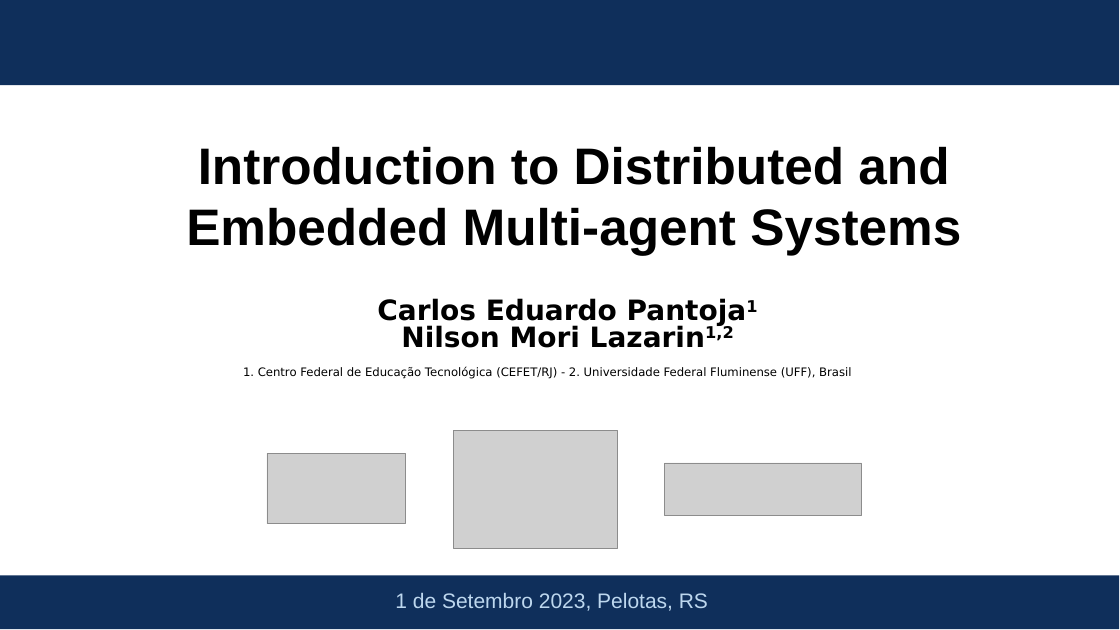
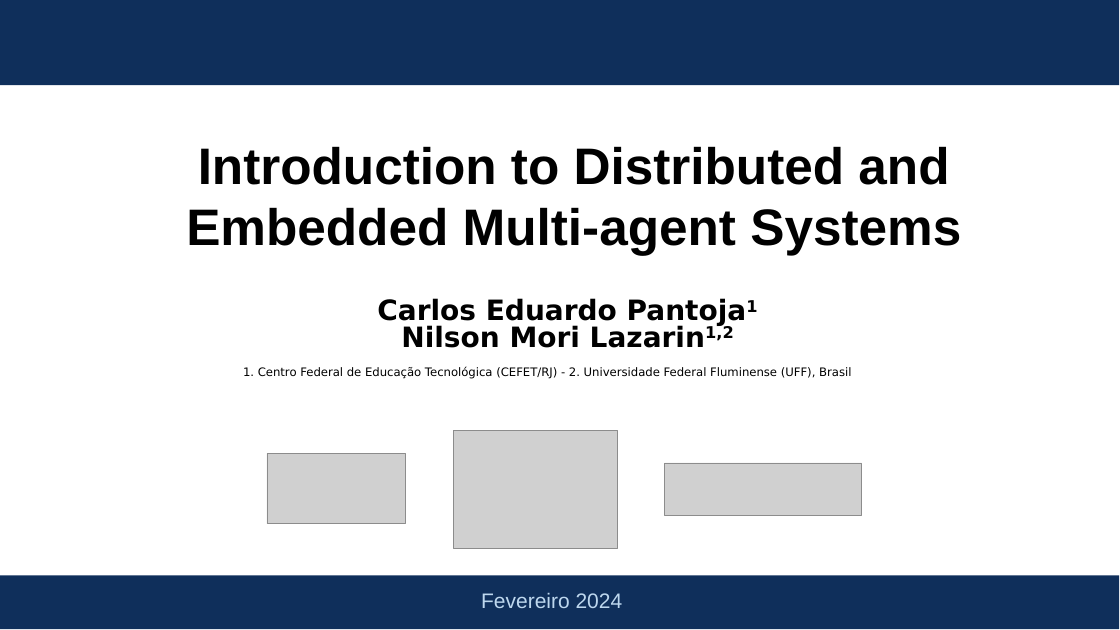
Before and after one commit to chon-group/distributedAndEmbeddedAI, a slide deck: slide 1 of course/05-TheDevelopmentTool/TheDevelopmentTool_20240217.odp. Drawn at 1120x630 pixels with LibreOffice and Linux fonts; fonts in the diff are those of the drawing; grey boxes stand for pictures; background and template pictures are left out. Boxes give left, top, right and bottom in pixels: in the first picture for what was removed or moved away, otherwise in the second. Text is boxed around its words. In the diff, an @@ line names an element or a change of style, - is before the commit and + after.

```diff
--- a/course/05-TheDevelopmentTool/TheDevelopmentTool_20240217.odp
+++ b/course/05-TheDevelopmentTool/TheDevelopmentTool_20240217.odp
@@ text at [481, 593, 623, 608]: text changed @@
-1 de Setembro 2023, Pelotas, RS
+Fevereiro 2024
```
Also in this commit, not shown: 15 other slides changed, 58 slides added, 30 slides removed, 2 other files.
